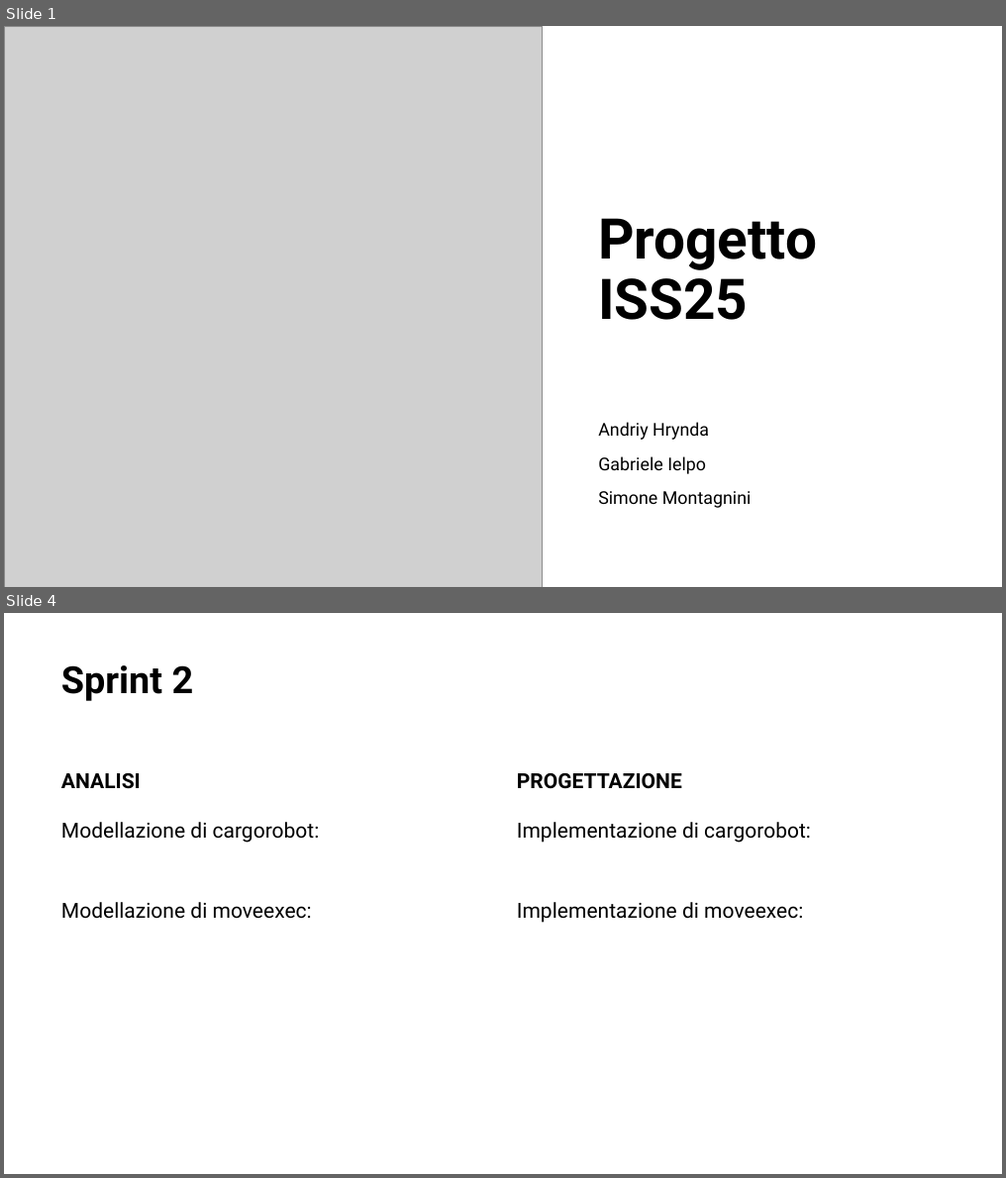
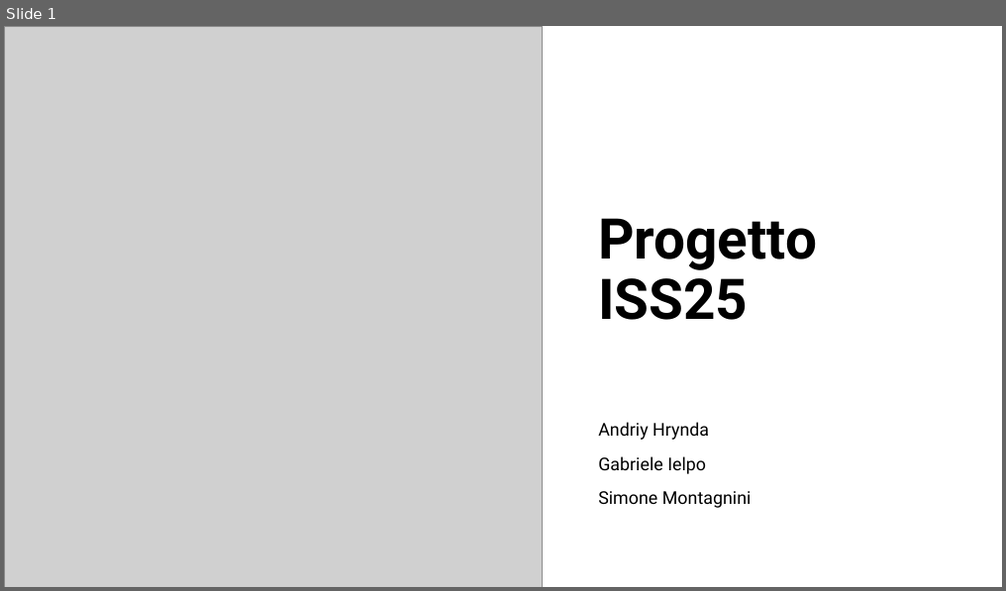
Before and after one commit to simonemontagnini02/ProgettoISS25, a slide deck: Presentazione/Progetto_ISS25.pptx. Shown one above the other, each under a label of ours: slides 1 and 4 before the commit, slide 1 after it; the slides between them are not shown. The pictures are 1006x1178 and 1006x591 pixels, drawn with LibreOffice and Linux fonts; fonts in the diff are those of the drawing; grey boxes stand for pictures. Boxes give left, top, right and bottom in pixels: in the first picture for what was removed or moved away, otherwise in the second. Text is boxed around its words. In the diff, an @@ line names an element or a change of style, - is before the commit and + after.

```diff
--- a/Presentazione/Progetto_ISS25.pptx
+++ b/Presentazione/Progetto_ISS25.pptx
@@ slide 4 removed at (x1=4, y1=613, x2=1002, y2=1174), background #FFFFFF @@
@@ title removed at (x1=61, y1=665, x2=194, y2=701) @@
-Sprint 2
@@ text removed at (x1=61, y1=773, x2=141, y2=789) @@
-ANALISI
@@ text removed at (x1=517, y1=773, x2=682, y2=789) @@
-PROGETTAZIONE
@@ text removed at (x1=61, y1=822, x2=320, y2=919) @@
-Modellazione di cargorobot:
-Modellazione di moveexec:
@@ text removed at (x1=517, y1=822, x2=811, y2=923) @@
-Implementazione di cargorobot:
-Implementazione di moveexec:
```
Also in this commit, not shown: 1 slide changed, 4 slides added, 2 other slides removed, 2 other files.
